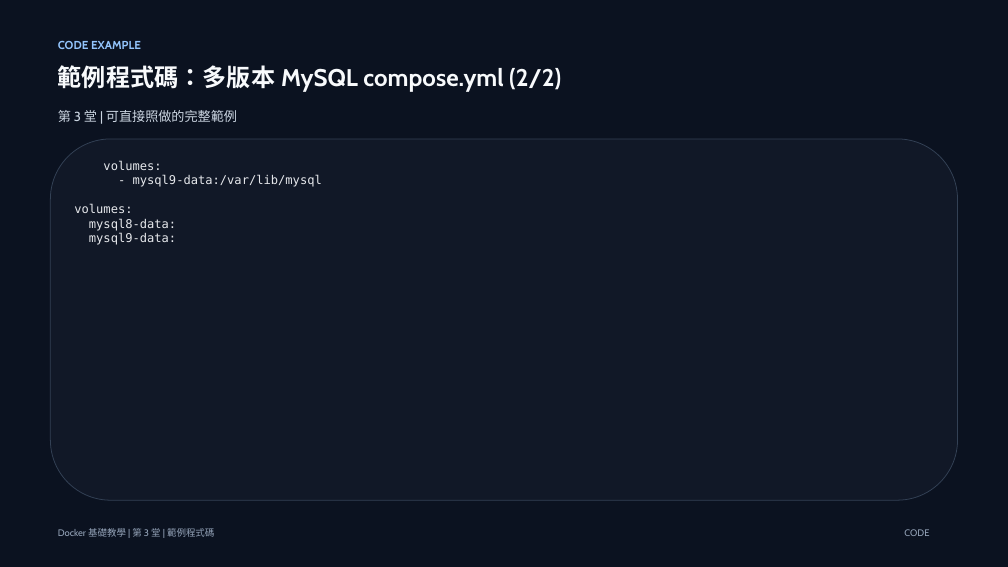
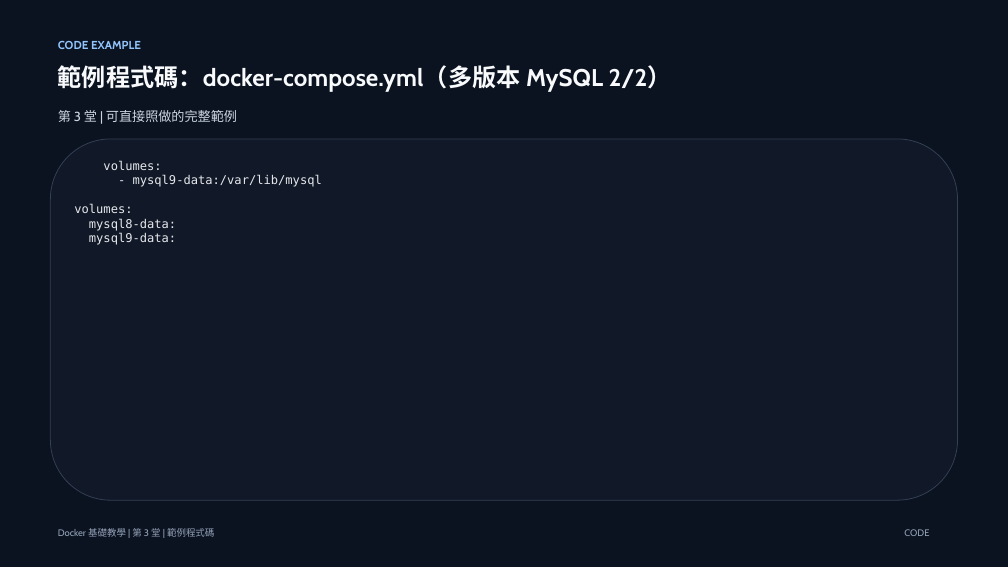
Before and after one commit to lalalalaluk/docker-practice, a slide deck: slide 46 of slides/docker-session3-mysql-compose.pptx (slide 38 before the commit). Drawn at 1008x567 pixels with LibreOffice and Linux fonts; fonts in the diff are those of the drawing. Boxes give left, top, right and bottom in pixels: in the first picture for what was removed or moved away, otherwise in the second. Text is boxed around its words. In the diff, an @@ line names an element or a change of style, - is before the commit and + after.

Commit message:
Update Docker course slides

```diff
--- a/slides/docker-session3-mysql-compose.pptx
+++ b/slides/docker-session3-mysql-compose.pptx
@@ text at bbox=[58, 65, 672, 92]: text changed @@
-範例程式碼：多版本 MySQL compose.yml (2/2)
+範例程式碼：docker-compose.yml（多版本 MySQL 2/2）
```
Also in this commit, not shown: 6 other slides changed, 23 slides added, 4 other files.
